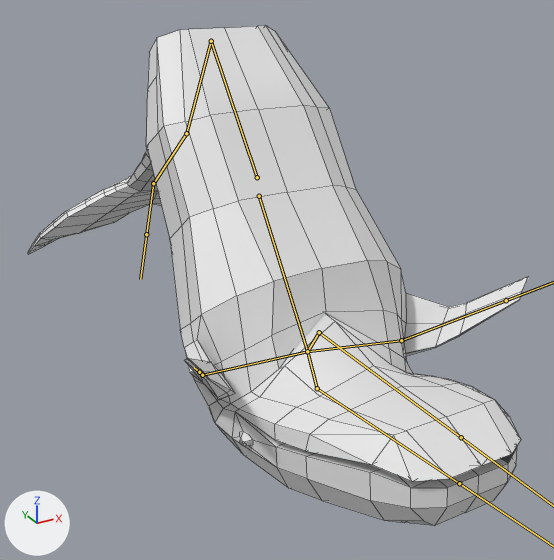
A saved change to the FBX model KRON/Assets/Rendering/Models/NPC/BALENA.fbx.
Before and after are seen from a camera (50 mm lens) standing at (-417.0, -675.0, 370.0) and looking at (98.0, 262.0, -99.0). The lights are fixed; the arrows at lower left show +X, +Y and +Z. Both versions are drawn at frame 1 of the action 'Baleno|PlaneAction'; the numbers are the values there. The bones that bend it are drawn over the model as lines. Mesh edges are drawn as thin lines.

Objects in the first picture: 'Balena'.
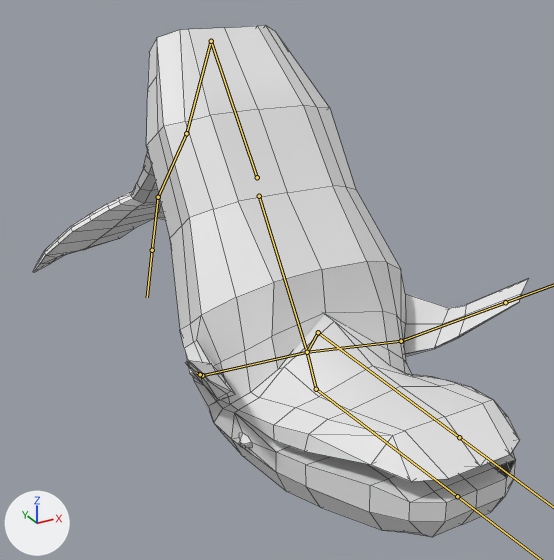
Changed parts and their boxes (x1, y1, x2, y2) in the pictures (554 x 560 px):
'Balena', posed
    before: (28, 25, 529, 525)
    after: (33, 25, 528, 537)
bone 'Bone.006', root to tip
    before: (317, 388) to (459, 483)
    after: (316, 389) to (457, 496)
bone 'Bone.003', root to tip
    before: (186, 133) to (153, 183)
    after: (186, 133) to (158, 197)
bone 'Bone.004', root to tip
    before: (153, 183) to (146, 234)
    after: (158, 197) to (152, 250)

What the commit changed:
Bone 'Bone.006' (bone_bone_006) turns from (-13, 0, 0) to (-10, 0, 0) degrees about its own x, y and z.
Bone 'Bone.003' (bone_bone_003) turns from (-16, 0, 0) to (-9, 0, 0) degrees about its own x, y and z.
Bone 'Bone.004' (bone_bone_004) turns from (25, 0, 0) to (21, 0, 0) degrees about its own x, y and z.
